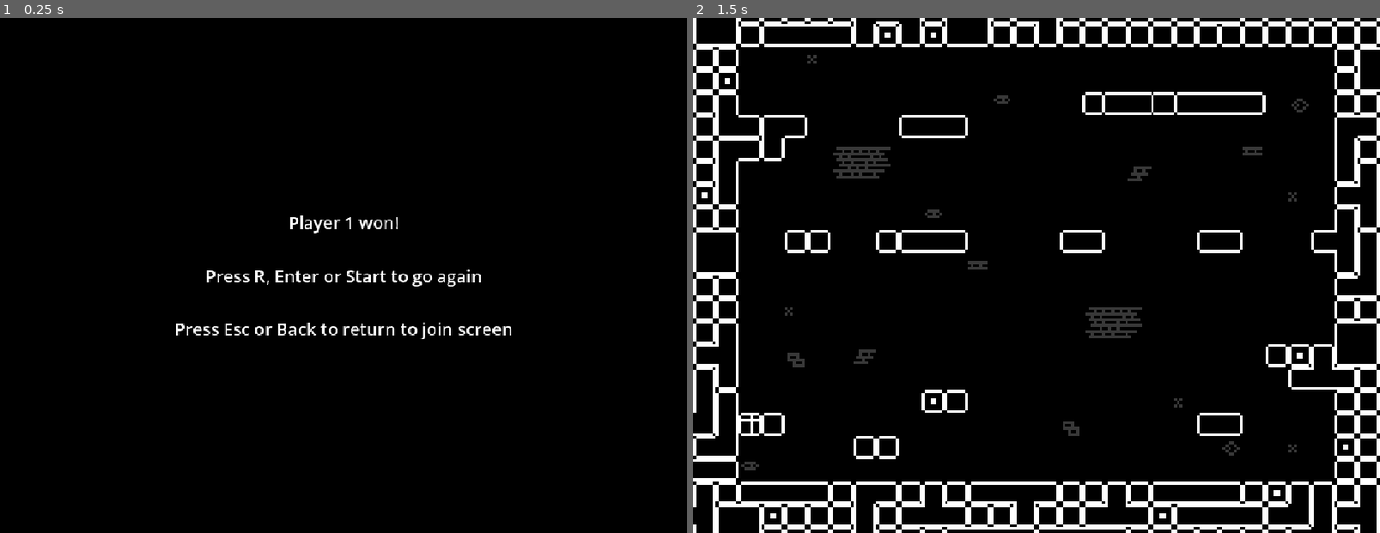
Above: before the commit, frames 1-2 (left to right).
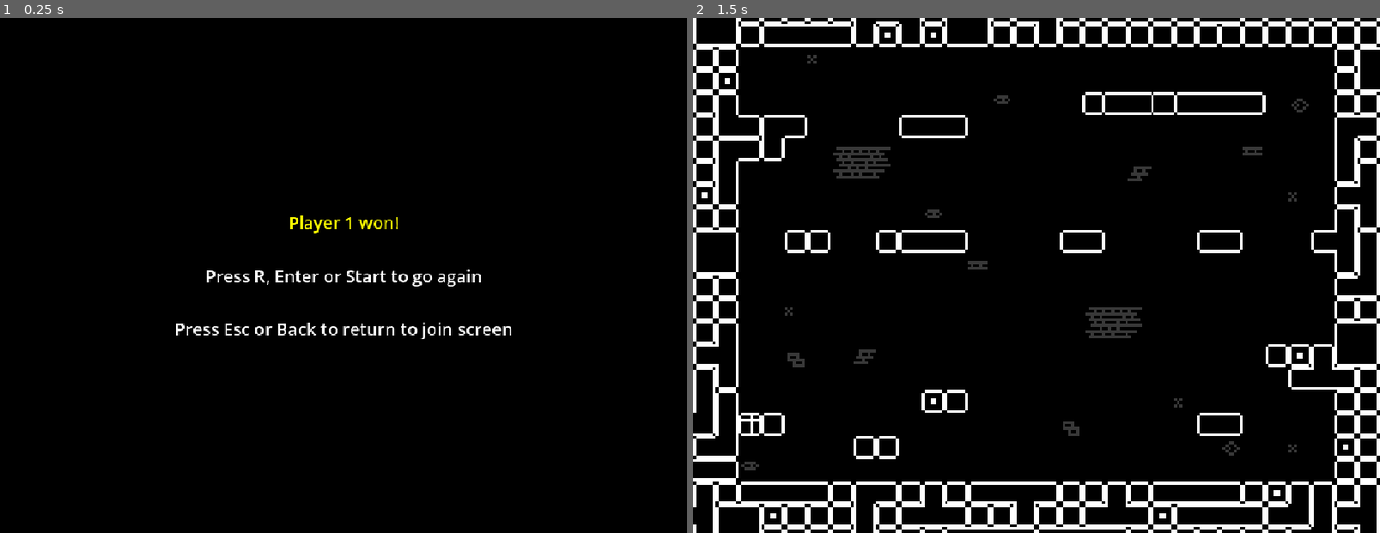
Above: after the commit, the same moments.

Repository: grandeisa/livre-2026
Game: Godot game, scene res://scenes/result_screen.tscn
Two runs of this game, one before a commit and one after it. Both use one fixed random seed, a clock stepped at 60 frames per second and the inputs below. This scene is started directly instead of the project's main scene.
Inputs:
- Up to frame 1 (0.25 s): no input
- Up to frame 2 (1.5 s): tap R at 0.5 s; tap Space at 1.25 s

The runs differ from the first frame. In frame 1, 0.2% of the frame differs, in the area x 42-58%, y 38-42%; in frame 2, nothing differs.

Commit message:
Show winner color on result screen

Diff:
--- a/src/scenes/result_screen.tscn
+++ b/src/scenes/result_screen.tscn
@@ -11,6 +11,7 @@
 # Called when the node enters the scene tree for the first time.
 func _ready() -> void:
 	winner_label.text = \"Player %d won!\" % (winner_id+1)
+	winner_label.modulate = Director.player_colors[winner_id]
 
 func _process(_delta: float) -> void:
 	if Input.is_action_just_pressed(\"p_reset@all\"):
